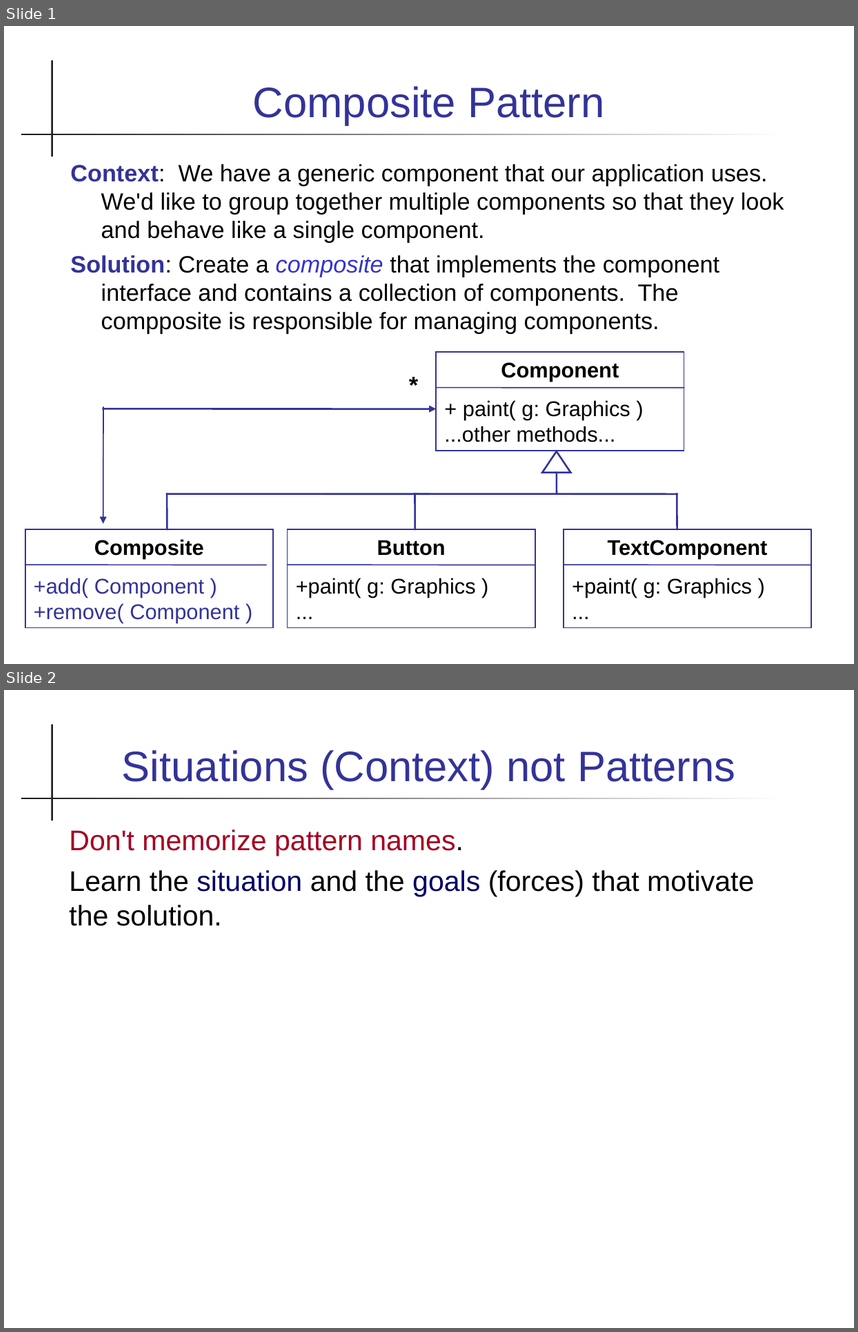
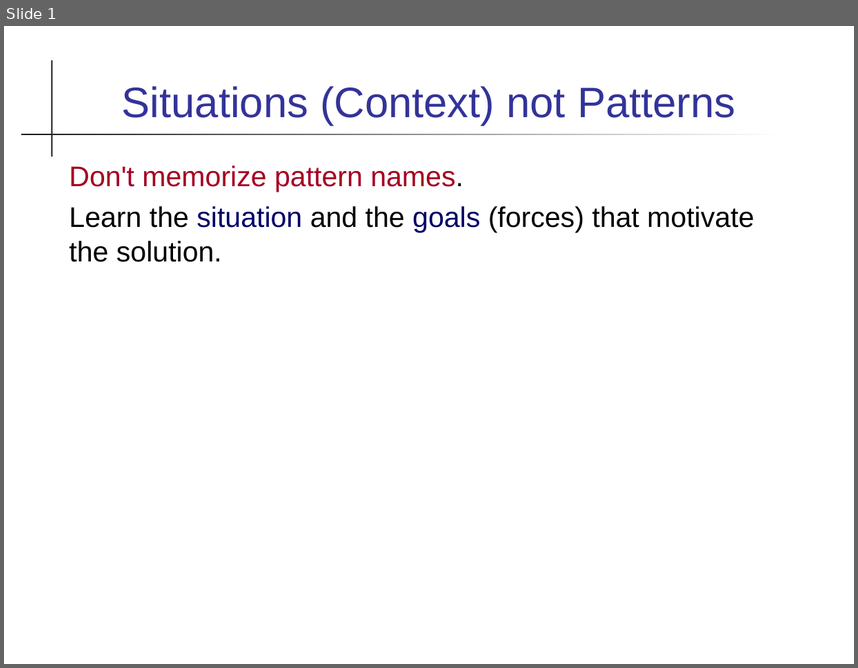
Before and after one commit to skeoop/skeoop.github.io, a slide deck: patterns/Design-Patterns.ppt. Shown one above the other, each under a label of ours: slides 1 and 2 before the commit, slide 1 after it. The pictures are 858x1332 and 858x668 pixels, drawn with LibreOffice and Linux fonts; fonts in the diff are those of the drawing. Boxes give left, top, right and bottom in pixels: in the first picture for what was removed or moved away, otherwise in the second. Text is boxed around its words. In the diff, an @@ line names an element or a change of style, - is before the commit and + after.

```diff
--- a/patterns/Design-Patterns.ppt
+++ b/patterns/Design-Patterns.ppt
@@ slide 1 removed at bbox=[4, 26, 854, 664], background #FFFFFF; not listed: 2 template elements that a slide beside it also shows @@
@@ title removed at bbox=[253, 86, 604, 125] @@
-Composite Pattern
@@ text removed at bbox=[70, 164, 784, 333] @@
-Context: We have a generic component that our application uses. We'd like to group together multiple components so that they look and behave like a single component.
-Solution: Create a composite that implements the component interface and contains a collection of components. The compposite is responsible for managing components.
@@ rectangle removed at bbox=[436, 352, 684, 450] @@
-Component
-+ paint( g: Graphics )
-...other methods...
@@ text removed at bbox=[393, 366, 429, 403] @@
-*
@@ line removed from (436, 388) to (684, 388) @@
@@ arrow removed from (103, 408) to (436, 408) @@
@@ arrow removed from (103, 407) to (103, 523) @@
@@ up arrow removed at bbox=[542, 451, 570, 472] @@
@@ line removed from (557, 472) to (557, 494) @@
@@ line removed from (168, 494) to (429, 494) @@
@@ line removed from (168, 494) to (168, 529) @@
@@ line removed from (415, 494) to (677, 494) @@
@@ line removed from (415, 494) to (415, 529) @@
@@ line removed from (677, 494) to (677, 529) @@
@@ rectangle removed at bbox=[25, 529, 274, 628] @@
-Composite
-+add( Component )
-+remove( Component )
@@ rectangle removed at bbox=[287, 529, 535, 628] @@
-Button
-+paint( g: Graphics )
-...
@@ rectangle removed at bbox=[564, 529, 811, 628] @@
-TextComponent
-+paint( g: Graphics )
-...
@@ line removed from (25, 564) to (266, 565) @@
@@ line removed from (287, 564) to (535, 565) @@
@@ line removed from (564, 564) to (811, 565) @@
@@ what was slide 2 is now slide 1 @@
```
Also in this commit, not shown: 1 slide changed, 4 other files.
